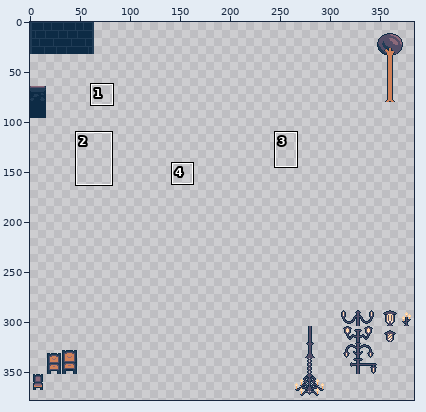
Pixel-art file, stored at Assets/Tileset.aseprite. The first picture is a wide view before the edit; the outline marks the close-up.
Close-up. Before:
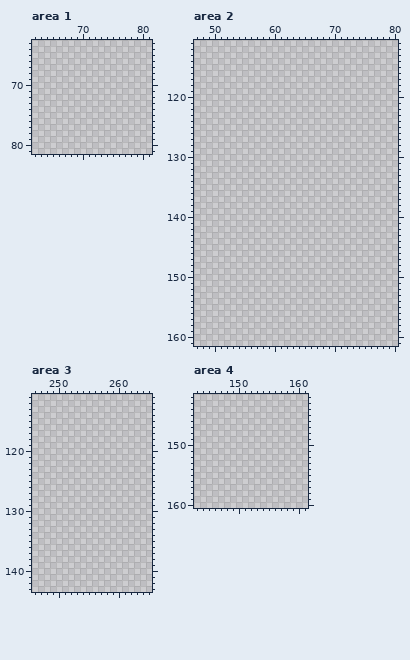
384x384 pixels, 1 frame. Shown: area 1: x 62..81, y 63..81; area 2: x 47..80, y 111..161; area 3: x 246..265, y 111..143; area 4: x 143..161, y 142..160. The wide view leaves out empty margins. The commit also changed other parts of the picture, which this record leaves out.
The same view after the edit:
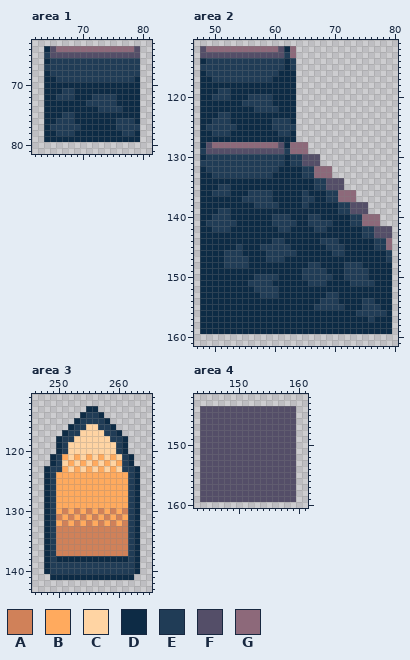
Palette (. is transparent): A #d08159  B #ffaa5e  C #ffd4a3  D #0d2b45  E #203c56  F #544e68  G #8d697a
Diff:
Changed rows in their new state; - is an unchanged pixel.
Area 1:
first column x 64:
64 DFGGGGGGGGGGGGGF
65 EFFFFFFFFFFFFFFF
66 DEEEEEEEEEEEEEEE
67 EEEEEEEEEEEEEEEE
68 DEEEEEEEEEEEEEEE
69 DDEEEEEEEEEEEEED
70 DDDDDDDDDDDDDDDD
71 DDDEEDDDDDDDDDDD
72 DDEEEDDDEEEEDDDD
73 DDDDDDDEEEEEDDDD
74 DDDDDDDDDEEEEDDD
75 DDDEEDDDDDDDDDDD
76 DDEEEDDDDDDDEEED
77 DEEEEEDDDDDDEEEE
78 DDEEEDDDDDDDDEED
79 DDDDDDDDDDDDDDDD
Area 2:
first column x 48:
112 FGGGGGGGGGGGGFDG----------------
113 FFFFFFFFFFFFFFEG----------------
114 DEEEEEEEEEEEEEDE----------------
115 EEEEEEEEEEEEEEDE----------------
116 DEEEEEEEEEEEEDDD----------------
117 DDEEEEEEEEEEDDDD----------------
118 DDDDDDDDDDDDDDDD----------------
119 DDDEEDDDDDDDDDDD----------------
120 DDEEEDDDEEEEDDDD----------------
121 DDDDDDDEEEEEDDDD----------------
122 DDDDDDDDDEEEEDDD----------------
123 DDDEEDDDDDDDDDDD----------------
124 DDEEEDDDDDDDEEED----------------
125 DEEEEEDDDDDDEEEE----------------
126 DDEEEDDDDDDDDEED----------------
127 DDDDDDDDDDDDDDDD----------------
128 DFGGGGGGGGGGGFDGGG--------------
129 EFFFFFFFFFFFFFEGGG--------------
130 DEEEEEEEEEEEEEDEEFFF------------
131 EEEEEEEEEEEEEEDEEFFF------------
132 DEEEEEEEEEEEEDDDDEEGGG----------
133 DDEEEEEEEEEEDDDDDEEGGG----------
134 DDDDDDDDDDDDDDDDDDDEEFFF--------
135 DDDEEDDDDDDDDDDDDDDEEFFF--------
136 DDEEEDDDEEEEDDDDDEDDDEEGGG------
137 DDDDDDDEEEEEDDDDDEEDDEEGGG------
138 DDDDDDDDDEEEEDDDDEDDDDDEEFFF----
139 DDDEEDDDDDDDDDDDDDDDDDDEEFFF----
140 DDEEEDDDDDDDEEEDDDEEDDDDDEEGGG--
141 DEEEEEDDDDDDEEEEDDEEEEDDDEEGGG--
142 DDEEEDDDDDDDDEEDDDDEEDDDDDDEEFFF
143 DDDDDDDDDDDDDDDDDDDDDDDDDDDEEFFF
144 DDDDDDDDDDDDEEDDDDDDEEEDDDDDDEEG
145 DDDDDDEDDDEEEEEDDDDDDEEEDDDDDEEG
146 DDDDEEEDDDDEEEEEDDDDDDEEDDDDDDDE
147 DDDDEEEEDDDEEEDDDDDDDDDDDDDDDDDE
148 DDDDEEEEDDDDDDDDDDEEDDDDEEEDDDDD
149 DDDDDDDDDDDDDDDDDEEEEDDDEEEEDDDD
150 DDDDDDDDDEEEEDDDDEEEEEDDEEEEDDDD
151 DDDDDDDDEEEEDDDDDDEEEDDDDEEEEDDD
152 DDDDDDDDDEEEEDDDDDDDDDDDDDDDDDDD
153 DDDDDDDDDDEEEDDDDDDDDEEDDDDDDDDD
154 DDDDDDDDDDDDDDDDDDDDEEEDDDDEEDDD
155 DDDDDDDDDDDDDDDDDDDEEEEEDDDEEEDD
156 DDDDDDDDDDDDDDDDDDDDDDDDDDEEEEED
157 DDDDDDDDDDDDDDDDDDDDDDDDDDDDEDDD
158 DDDDDDDDDDDDDDDDDDDDDDDDDDDDDDDD
159 DDDDDDDDDDDDDDDDDDDDDDDDDDDDDDDD
Area 3:
first column x 248:
113 -------DD-------
114 ------DEED------
115 -----DEEEED-----
116 ----DEECCEED----
117 ---DEECCCCEED---
118 --DEECCCCCCEED--
119 --DECCCCCCCCED--
120 --DECCCCCCCCED--
121 -DEBCBCBCBCBCED-
122 -DECBCBCBCBCBED-
123 DEEBCBCBCBCBCEED
124 DEBBBBBBBBBBBBED
125 DEBBBBBBBBBBBBED
126 DEBBBBBBBBBBBBED
127 DEBBBBBBBBBBBBED
128 DEBBBBBBBBBBBBED
129 DEBBBBBBBBBBBBED
130 DEBABABABABABAED
131 DEABABABABABABED
132 DEBABABABABABAED
133 DEAAAAAAAAAAAAED
134 DEAAAAAAAAAAAAED
135 DEAAAAAAAAAAAAED
136 DEAAAAAAAAAAAAED
137 DEAAAAAAAAAAAAED
138 DEDDDDDDDDDDDDED
139 DEEEEEEEEEEEEEED
140 DEEEEEEEEEEEEEED
141 -DDDDDDDDDDDDDD-
Area 4:
first column x 144:
144 FFFFFFFFFFFFFFFF
145 FFFFFFFFFFFFFFFF
146 FFFFFFFFFFFFFFFF
147 FFFFFFFFFFFFFFFF
148 FFFFFFFFFFFFFFFF
149 FFFFFFFFFFFFFFFF
150 FFFFFFFFFFFFFFFF
151 FFFFFFFFFFFFFFFF
152 FFFFFFFFFFFFFFFF
153 FFFFFFFFFFFFFFFF
154 FFFFFFFFFFFFFFFF
155 FFFFFFFFFFFFFFFF
156 FFFFFFFFFFFFFFFF
157 FFFFFFFFFFFFFFFF
158 FFFFFFFFFFFFFFFF
159 FFFFFFFFFFFFFFFF
